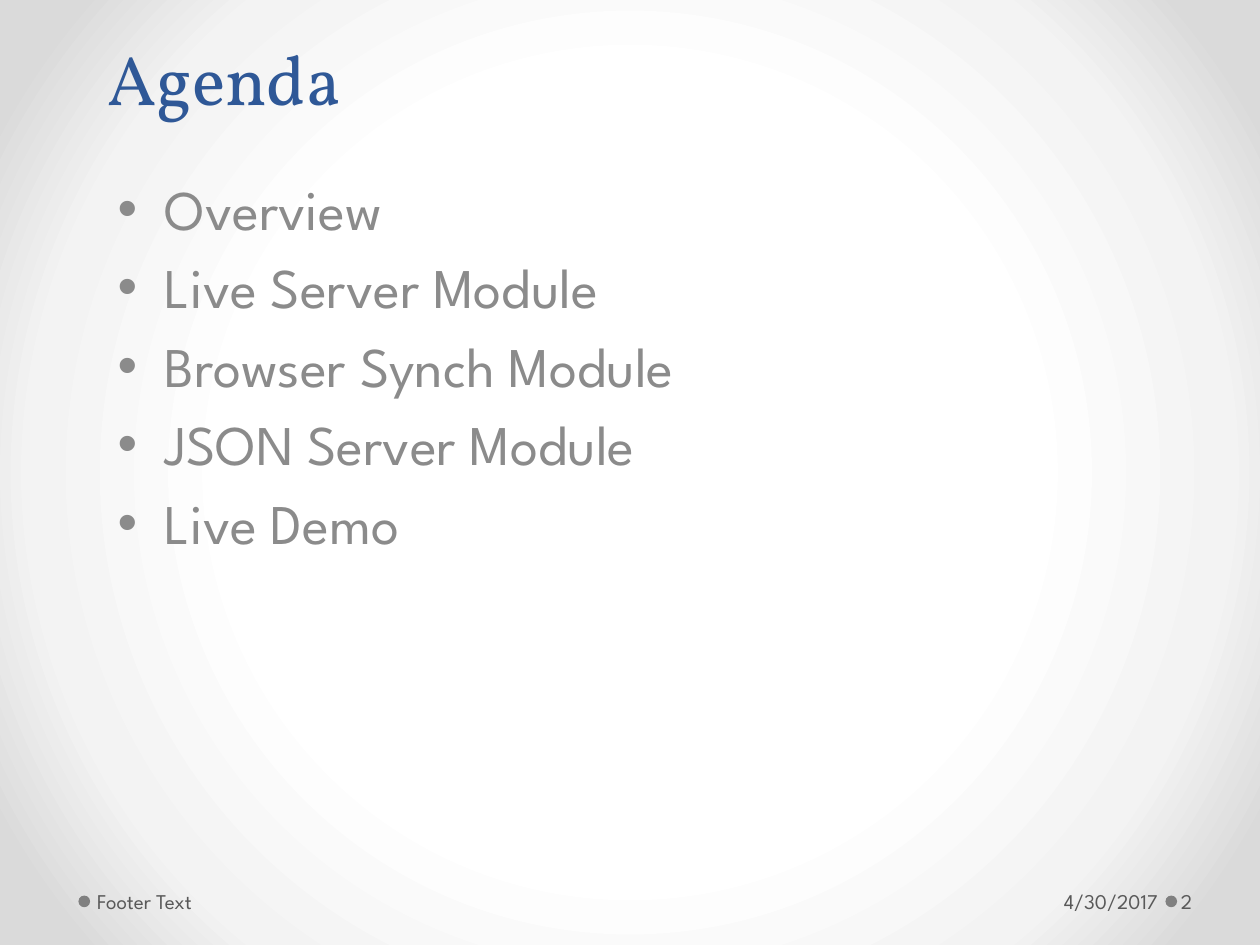
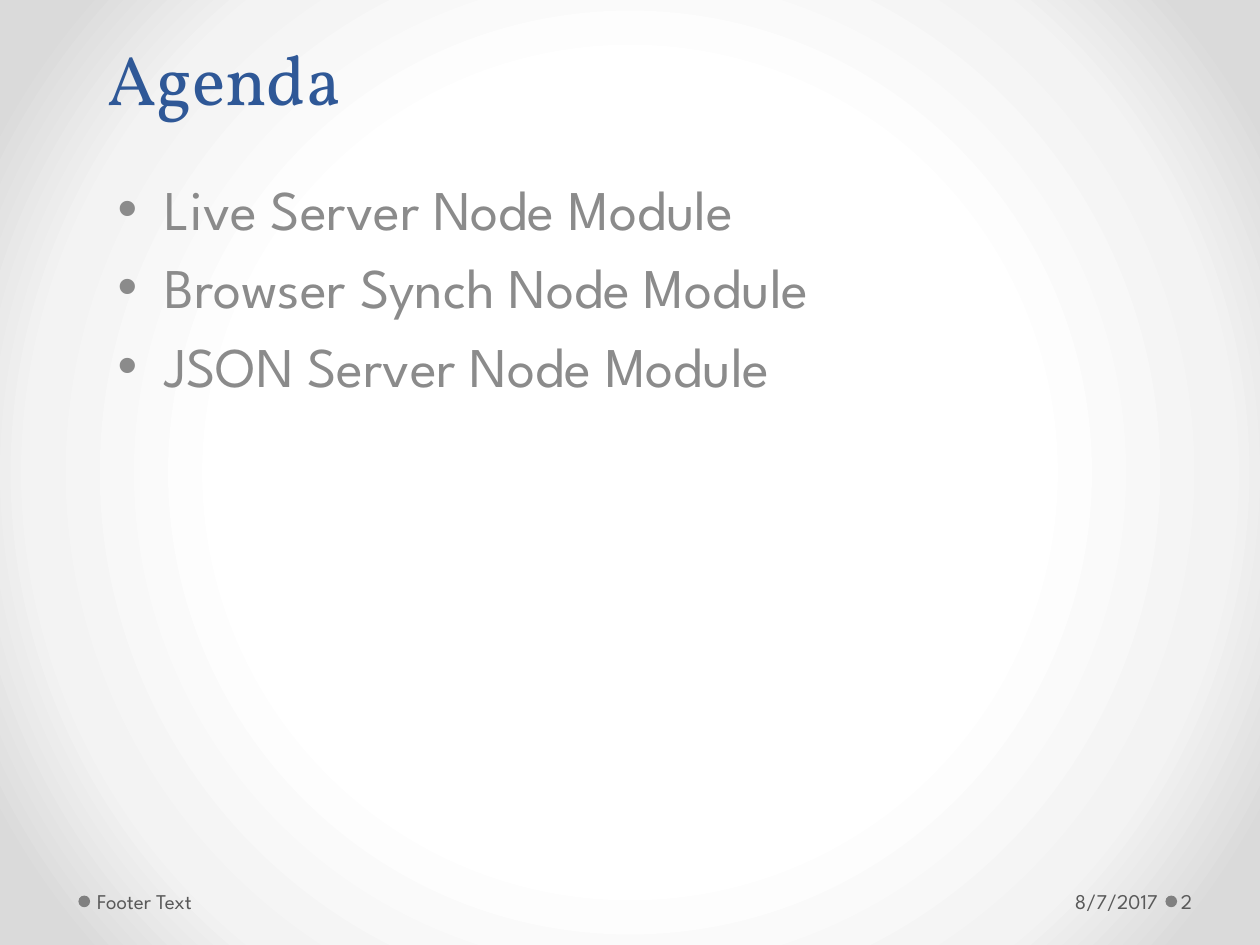
Before and after one commit to h-t-tran/brown, a slide deck: slide 2 of productivity/productivity.pptx. Drawn at 1260x945 pixels with LibreOffice and Linux fonts; fonts in the diff are those of the drawing. Boxes give left, top, right and bottom in pixels: in the first picture for what was removed or moved away, otherwise in the second. Text is boxed around its words. In the diff, an @@ line names an element or a change of style, - is before the commit and + after.

```diff
--- a/productivity/productivity.pptx
+++ b/productivity/productivity.pptx
@@ subtitle at (x1=165, y1=191, x2=809, y2=388): text changed @@
-• Overview
-• Live Server Module
-• Browser Synch Module
-• JSON Server Module
-• Live Demo
+• Live Server Node Module
+• Browser Synch Node Module
+• JSON Server Node Module
@@ text at (x1=1075, y1=894, x2=1158, y2=911): text changed @@
-4/30/2017
+8/7/2017
```
Also in this commit, not shown: 4 other slides changed, 21 slides added, 10 slides removed, 14 other files.
